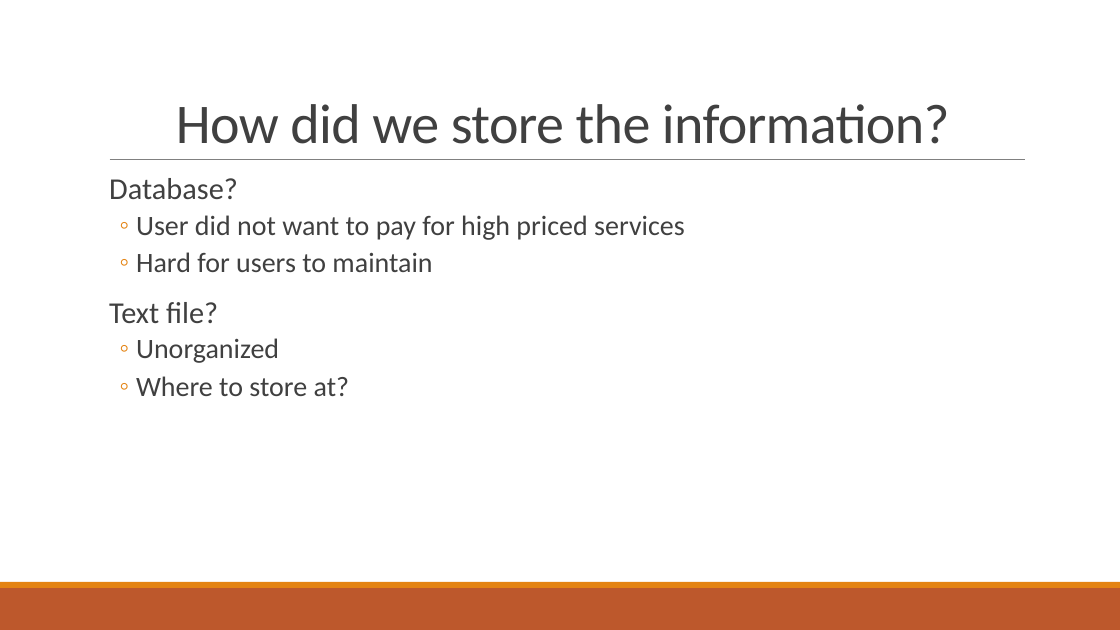
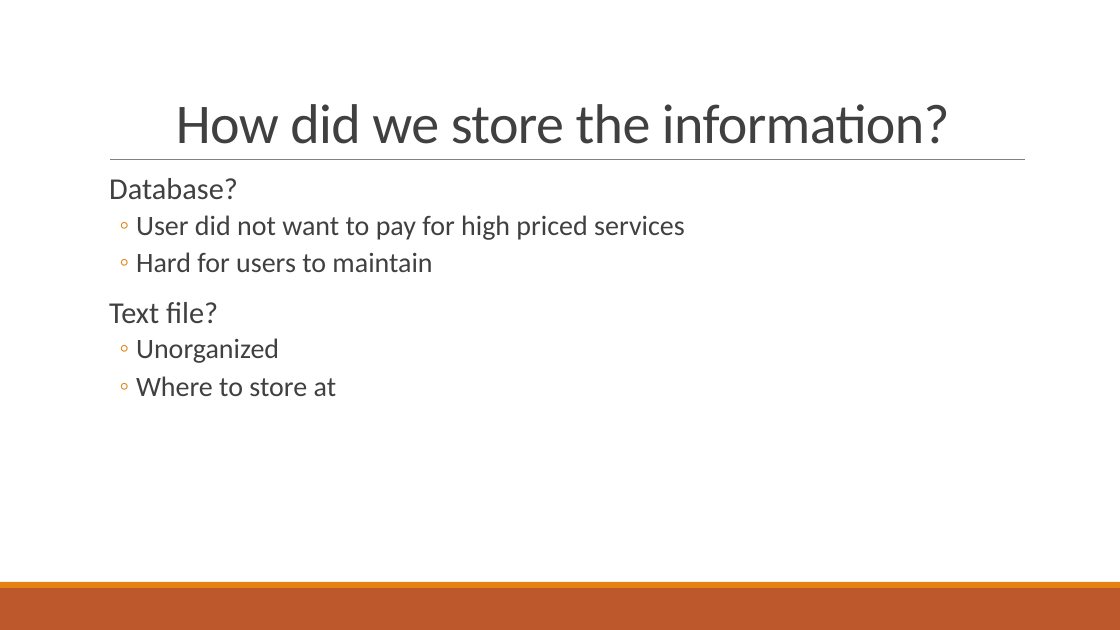
Before and after one commit to jhouston88/CSCI3350SoftwareEngineeringII, a slide deck: slide 3 of Implementation/Implementation Team Presentation.pptx. Drawn at 1120x630 pixels with LibreOffice and Linux fonts; fonts in the diff are those of the drawing. Boxes give left, top, right and bottom in pixels: in the first picture for what was removed or moved away, otherwise in the second. Text is boxed around its words. In the diff, an @@ line names an element or a change of style, - is before the commit and + after.

```diff
--- a/Implementation/Implementation Team Presentation.pptx
+++ b/Implementation/Implementation Team Presentation.pptx
@@ text at [136,376,337,396]: text changed @@
-  ◦ Where to store at?
+  ◦ Where to store at
```
Also in this commit, not shown: 1 other slide changed, 2 slides added, 1 slide removed, 5 other files.
